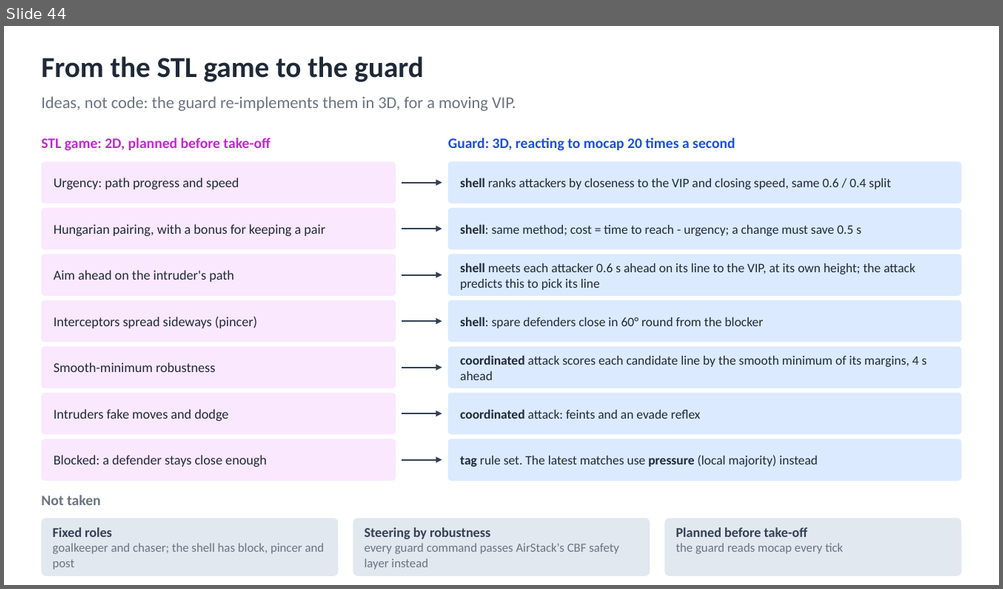
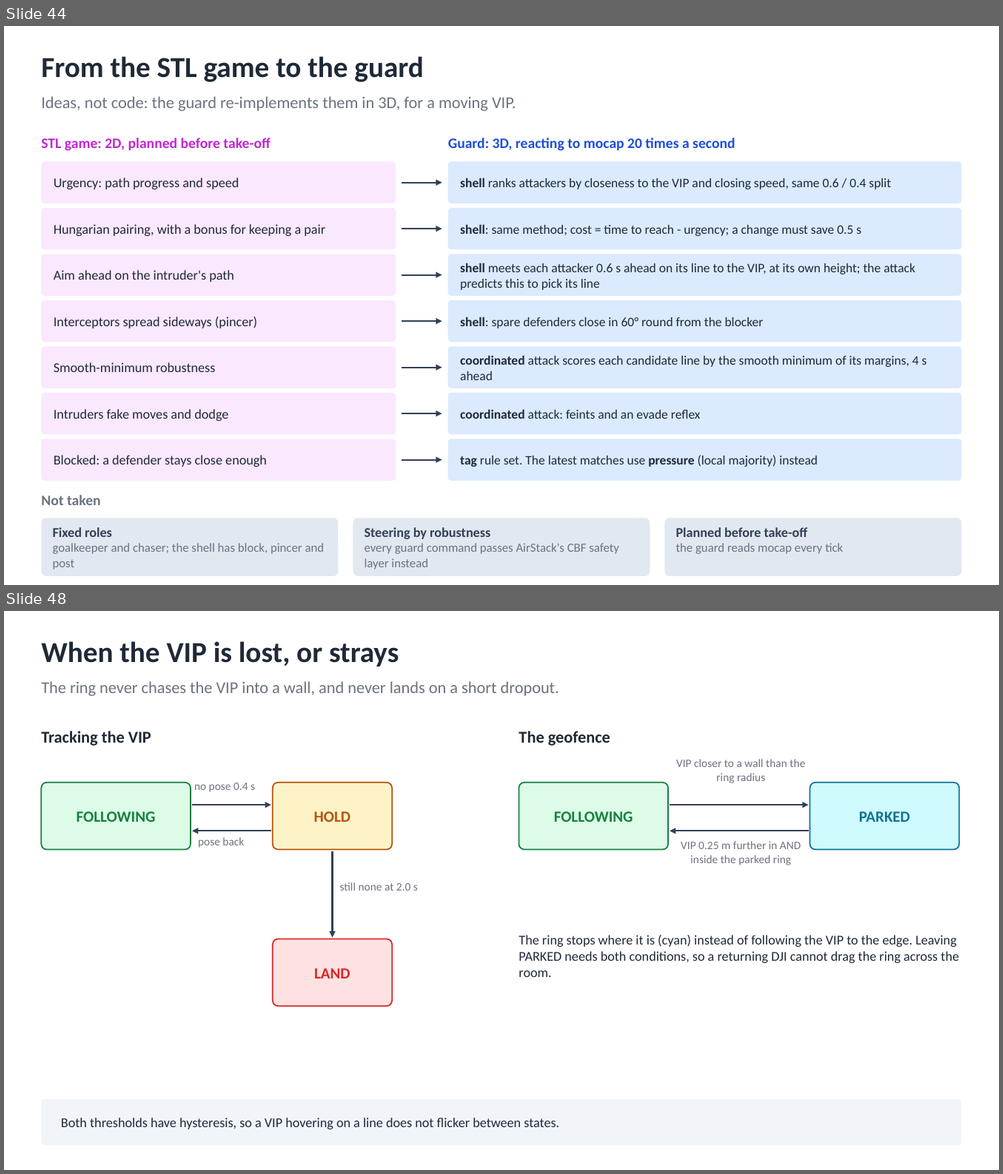
Before and after one commit to AI-DA-STC/CrazySwarm2-with-Mocap_Strike-and-Guard, a slide deck: docs/diagrams/strike-and-guard-diagrams.pptx. Shown one above the other, each under a label of ours: slide 44 before the commit, slides 44 and 48 after it; the slides between them are not shown. The pictures are 1003x589 and 1003x1174 pixels, drawn with LibreOffice and Linux fonts; fonts in the diff are those of the drawing. Boxes give left, top, right and bottom in pixels: in the first picture for what was removed or moved away, otherwise in the second. Text is boxed around its words. In the diff, an @@ line names an element or a change of style, - is before the commit and + after.

```diff
--- a/docs/diagrams/strike-and-guard-diagrams.pptx
+++ b/docs/diagrams/strike-and-guard-diagrams.pptx
@@ slide 48 added at bbox=[4, 611, 999, 1170], background #FFFFFF @@
@@ text added at bbox=[41, 641, 398, 667], 28 pt, text #1F2937, bold @@
+When the VIP is lost, or strays
@@ text added at bbox=[41, 681, 559, 696], 16 pt, text #6B7280 @@
+The ring never chases the VIP into a wall, and never lands on a short dropout.
@@ text added at bbox=[41, 731, 151, 746], 16 pt, text #1F2937, bold @@
+Tracking the VIP
@@ text added at bbox=[518, 731, 610, 746], 16 pt, text #1F2937, bold @@
+The geofence
@@ text added at bbox=[676, 759, 805, 783], 11 pt, text #6B7280 @@
+VIP closer to a wall than the ring radius
@@ rounded rectangle added at bbox=[41, 783, 190, 850], fill #DCFCE7, outline #15803D 1.25 pt, 15 pt, text #15803D, bold @@
+FOLLOWING
@@ text added at bbox=[194, 783, 255, 792], 11 pt, text #6B7280 @@
+no pose 0.4 s
@@ rounded rectangle added at bbox=[273, 783, 392, 850], fill #FEF3C7, outline #B45309 1.25 pt, 15 pt, text #B45309, bold @@
+HOLD
@@ rounded rectangle added at bbox=[519, 783, 668, 850], fill #DCFCE7, outline #15803D 1.25 pt, 15 pt, text #15803D, bold @@
+FOLLOWING
@@ rounded rectangle added at bbox=[810, 783, 959, 850], fill #CFFAFE, outline #0E7490 1.25 pt, 15 pt, text #0E7490, bold @@
+PARKED
@@ arrow added from (192, 805) to (271, 805), #334155 1.5 pt @@
@@ arrow added from (669, 805) to (808, 805), #334155 1.5 pt @@
@@ arrow added from (271, 831) to (192, 831), #334155 1.5 pt @@
@@ arrow added from (808, 831) to (669, 831), #334155 1.5 pt @@
@@ text added at bbox=[198, 837, 244, 848], 11 pt, text #6B7280 @@
+pose back
@@ arrow added from (333, 851) to (333, 938), #334155 1.5 pt @@
@@ text added at bbox=[680, 841, 800, 866], 11 pt, text #6B7280 @@
+VIP 0.25 m further in AND inside the parked ring
@@ text added at bbox=[340, 883, 418, 891], 11 pt, text #6B7280 @@
+still none at 2.0 s
@@ rounded rectangle added at bbox=[273, 940, 392, 1006], fill #FEE2E2, outline #DC2626 1.25 pt, 15 pt, text #DC2626, bold @@
+LAND
@@ text added at bbox=[518, 935, 959, 977], 13 pt, text #1F2937 @@
+The ring stops where it is (cyan) instead of following the VIP to the edge. Leaving PARKED needs both conditions, so a returning DJI cannot drag the ring across the room.
@@ rounded rectangle added at bbox=[41, 1099, 962, 1146], fill #F1F5F9, 13 pt, text #1F2937 @@
+Both thresholds have hysteresis, so a VIP hovering on a line does not flicker between states.
```
Also in this commit, not shown: 4 slides changed, 7 other slides added, 51 other files.
